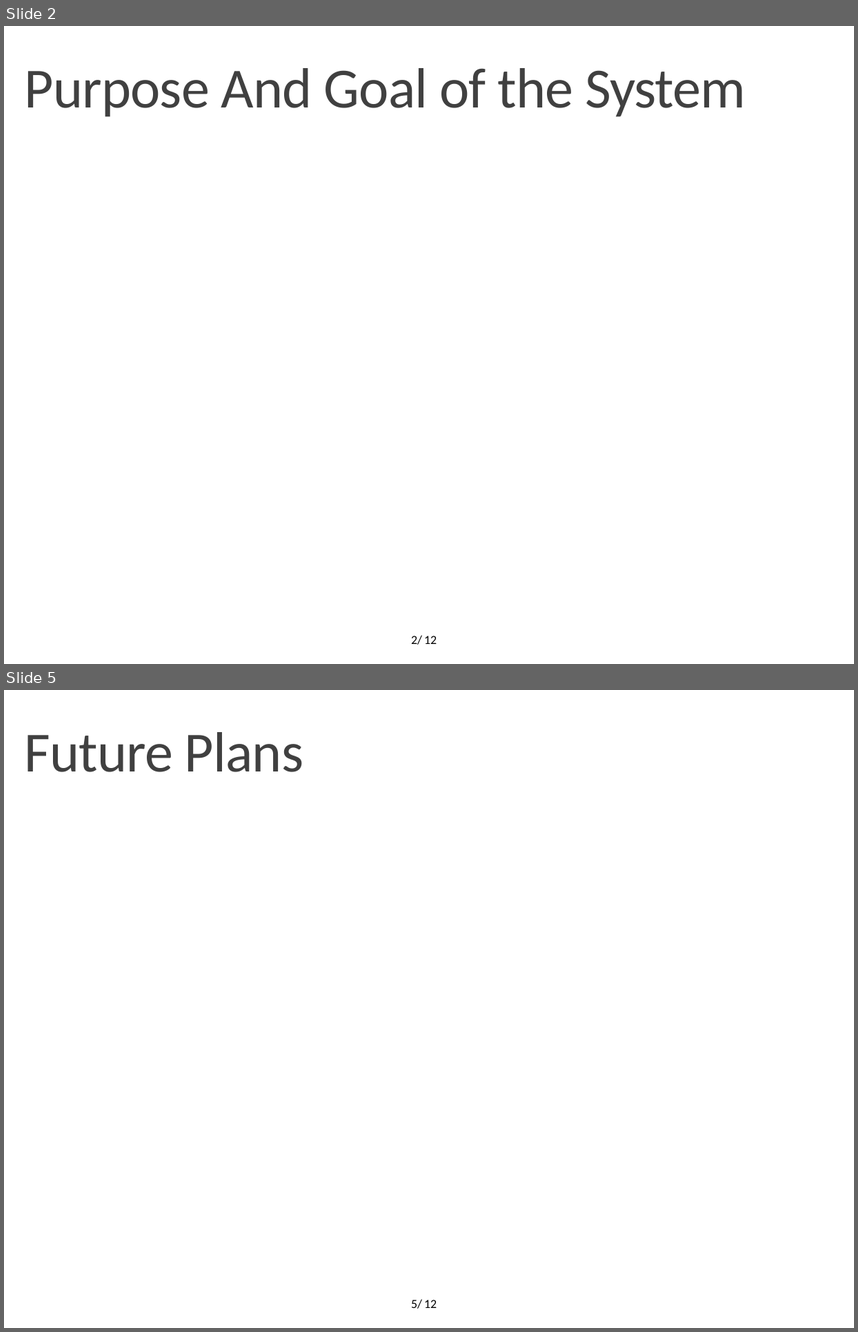
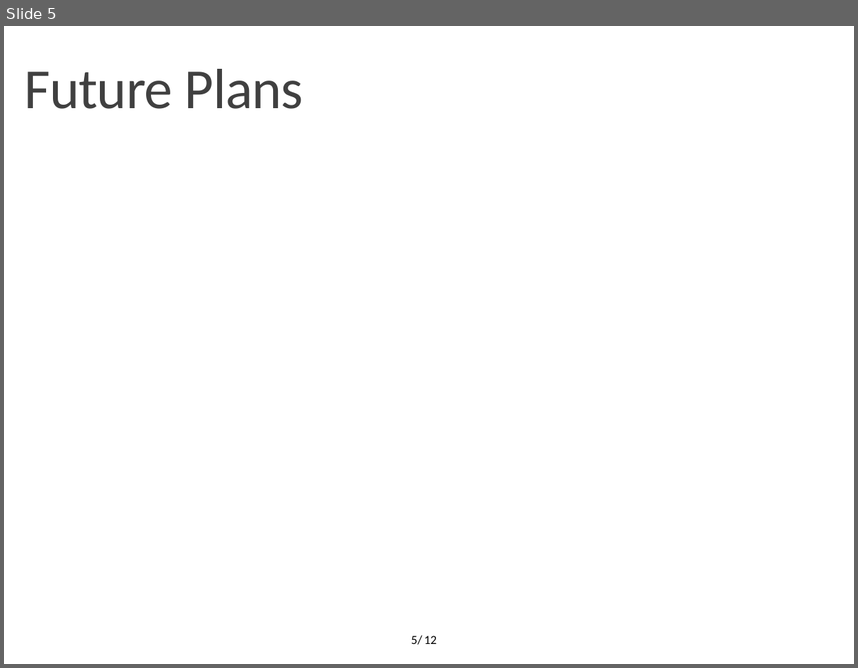
Before and after one commit to OrionLightning/Approximate-Circuit, a slide deck: Presentation Slides/Midterm 23-11-2021.pptx. Shown one above the other, each under a label of ours: slides 2 and 5 before the commit, slide 5 after it; the slides between them are not shown. The pictures are 858x1332 and 858x668 pixels, drawn with LibreOffice and Linux fonts; fonts in the diff are those of the drawing; background and template pictures are left out. Boxes give left, top, right and bottom in pixels: in the first picture for what was removed or moved away, otherwise in the second. Text is boxed around its words. In the diff, an @@ line names an element or a change of style, - is before the commit and + after.

```diff
--- a/Presentation Slides/Midterm 23-11-2021.pptx
+++ b/Presentation Slides/Midterm 23-11-2021.pptx
@@ slide 2 removed at box(4, 26, 854, 664), background #FFFFFF; not listed: 1 template element that a slide beside it also shows @@
@@ title removed at box(24, 68, 746, 117) @@
-Purpose And Goal of the System
@@ page number removed at box(411, 635, 422, 644) @@
-2/
```
Also in this commit, not shown: 3 slides changed, 1 slide added.
